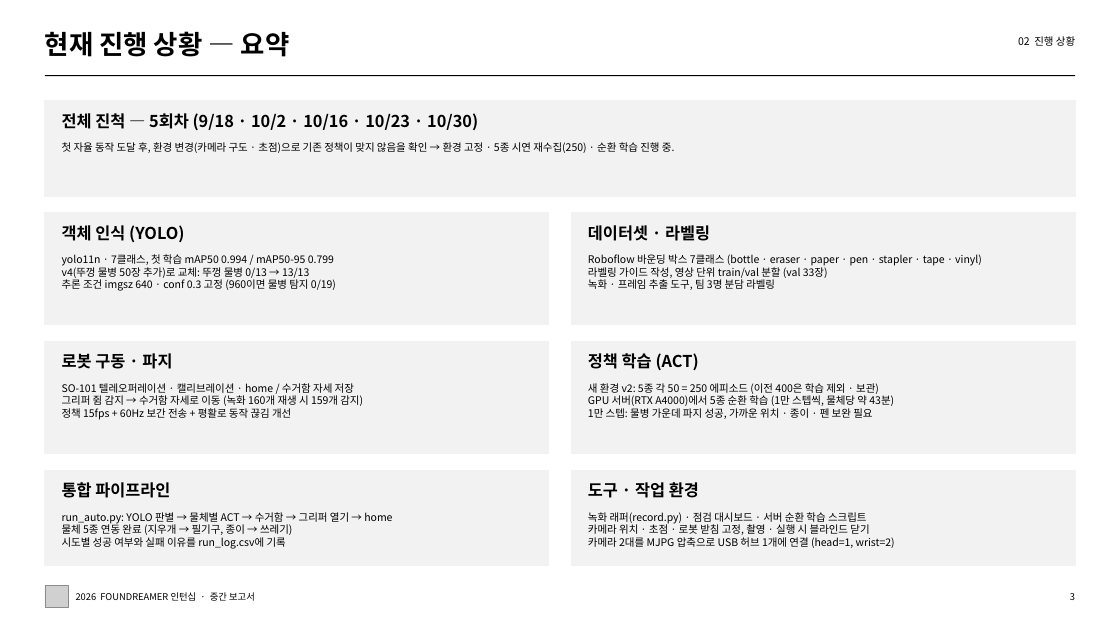
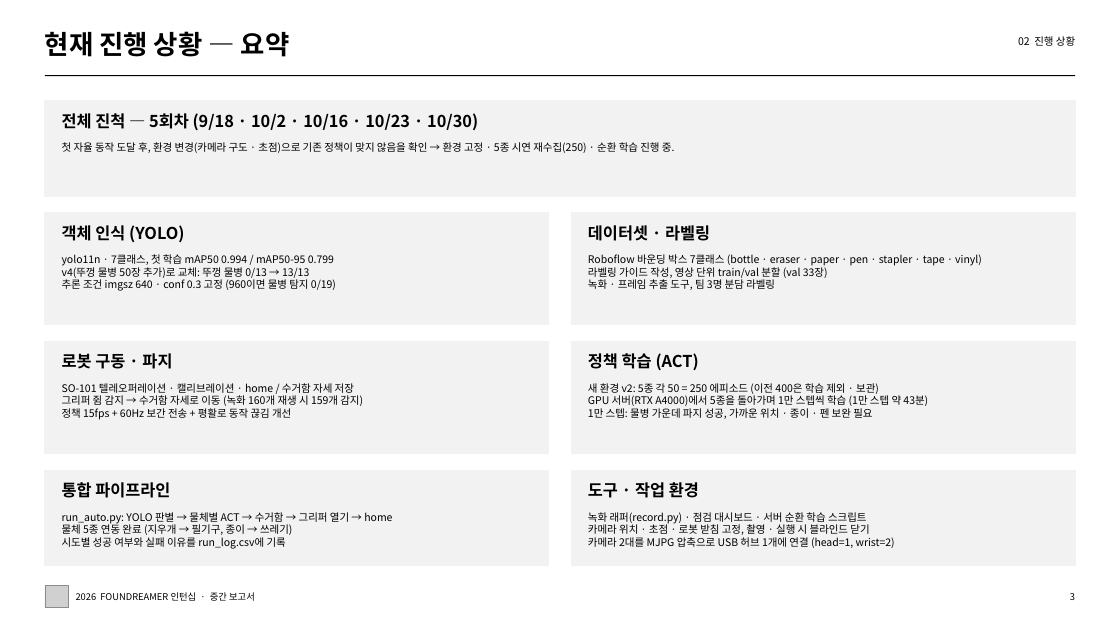
Before and after one commit to todtras/desk-cleanup-robot, a slide deck: slide 3 of doc/중간보고서/김태익_PhysicalAI_중간보고서.pptx. Drawn at 1120x630 pixels with LibreOffice and Linux fonts; fonts in the diff are those of the drawing; grey boxes stand for pictures. Boxes give left, top, right and bottom in pixels: in the first picture for what was removed or moved away, otherwise in the second. Text is boxed around its words. In the diff, an @@ line names an element or a change of style, - is before the commit and + after.

```diff
--- a/doc/중간보고서/김태익_PhysicalAI_중간보고서.pptx
+++ b/doc/중간보고서/김태익_PhysicalAI_중간보고서.pptx
@@ text at [588, 395, 928, 406]: text changed @@
-GPU 서버(RTX A4000)에서 5종 순환 학습 (1만 스텝씩, 물체당 약 43분)
+GPU 서버(RTX A4000)에서 5종을 돌아가며 1만 스텝씩 학습 (1만 스텝 약 43분)
```
Also in this commit, not shown: 3 other slides changed, 12 other files.
